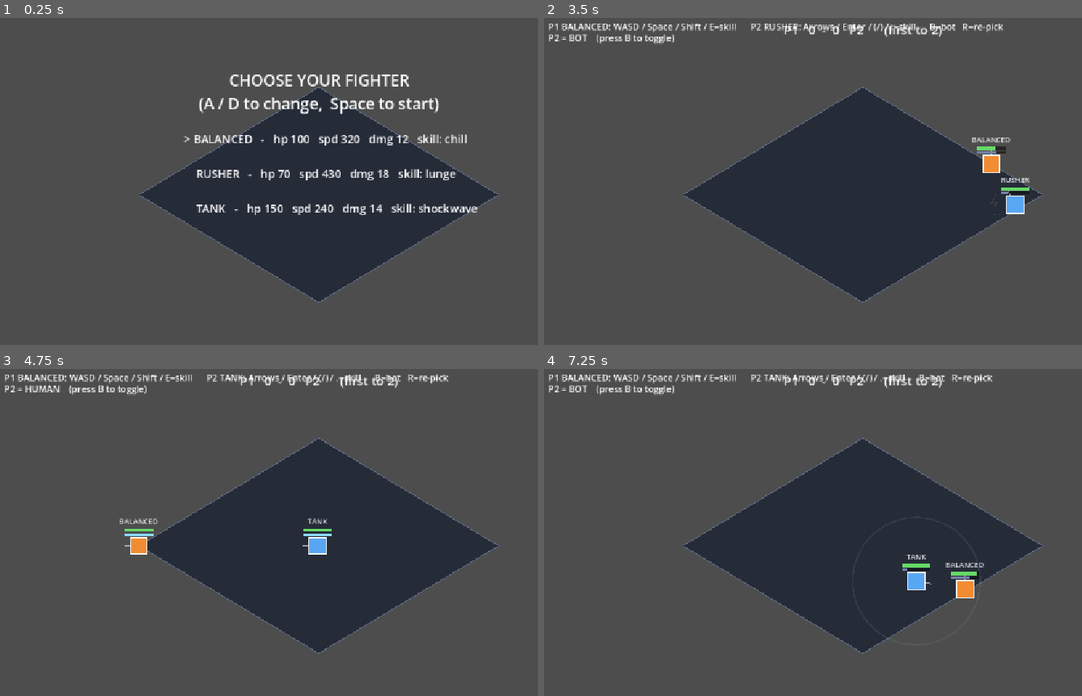
Above: before the commit, frames 1-4 (two rows, left to right).
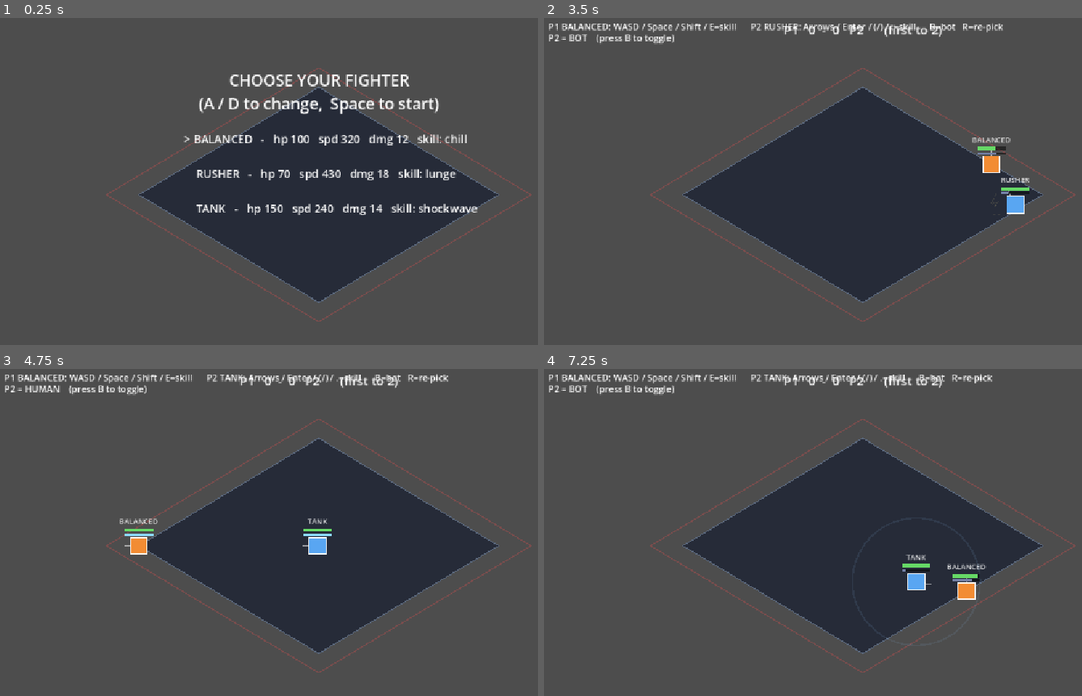
Above: after the commit, the same moments.

Repository: avivuiux/survival-arena
Game: Godot game, scene res://scenes/game.tscn
The game is run twice, just before and just after one commit, with the same random seed, the same clock (stepped at 60 frames per second) and the same inputs.
Inputs:
- Up to frame 1 (0.25 s): no input
- Up to frame 2 (3.5 s): tap Enter at 0.5, 2.1 s; hold D 0.53-1.28 s; tap Shift at 0.6 s; tap Space at 0.77, 1.52, 3.02 s; tap B at 1.25, 2, 2.75, 2.85 s; hold S 1.28-2.03 s; tap E at 1.35 s; hold D 2.03-2.78 s; hold W from 2.78 s (still down)
- Up to frame 3 (4.75 s): tap B at 3.5, 4.25 s; release W at 3.53 s; hold A from 3.53 s (still down); tap R at 3.6 s; tap Space at 3.77, 4.52 s; tap Shift at 4.35 s
- Up to frame 4 (7.25 s): release A at 5.03 s; hold S 5.03-5.78 s; tap E at 5.1 s; hold D 5.78-6.53 s; tap Enter at 5.85 s; tap Space at 6.02, 6.77 s; hold W from 6.53 s (still down); tap B at 6.6 s

The runs differ from the first frame. In frame 1, 0.7% of the frame differs, in the area x 19-99%, y 15-93%; in frame 2, 0.8%; in frame 3, 0.7%; in frame 4, 1.1%.

Commit message:
Ring-out: a big enough shove carries you out of the ring = round loss
Knockback no longer clamps to the arena - a strong hit or the tank
shockwave can push a fighter past a red boundary (1.18x the edge),
which loses the round (KO burst + shake, counts in best-of-3). Walking
and dashing still stay inside; only knockback rings you out. A faint red
diamond shows the death line. Matches the core shove fantasy. Headless clean.

Co-Authored-By: Claude Opus 4.8 (1M context) <noreply@anthropic.com>

Diff:
--- a/entities/fighter/fighter.gd
+++ b/entities/fighter/fighter.gd
@@ -129,12 +129,13 @@
 		_bot_dodge_cd -= delta
 
 	# Knockback always applies (so a KO'd fighter still slides) - paused while dashing.
+	# NOT clamped: a big enough shove carries you past the edge = ring-out.
 	if not _dashing:
 		if velocity.length() > 1.0:
 			position += velocity * delta
 			velocity = velocity.move_toward(Vector2.ZERO, FRICTION * delta)
-			if game:
-				position = game.clamp_to_arena(position)
+			if active and game and game.is_ringout(position):
+				_ring_out()
 		else:
 			velocity = Vector2.ZERO
 
@@ -355,6 +356,16 @@
 			game.add_shake(14.0)
 			game.spawn_burst(position, 24, body_color.lerp(Color(1, 1, 1), 0.5))
 			game.on_ko(self)
+
+func _ring_out() -> void:
+	if not active:
+		return
+	active = false
+	velocity = Vector2.ZERO
+	if game:
+		game.add_shake(12.0)
+		game.spawn_burst(position, 22, body_color.lerp(Color(1, 1, 1), 0.4))
+		game.on_ko(self)
 
 func reset_fighter(pos: Vector2) -> void:
 	hp = max_hp
--- a/scripts/game.gd
+++ b/scripts/game.gd
@@ -9,6 +9,7 @@
 
 const ARENA_RADIUS_X := 320.0
 const ARENA_SQUASH := 0.6
+const RINGOUT_M := 1.18           # shoved past this multiple of the edge = ring-out
 const FighterScript := preload("res://entities/fighter/fighter.gd")
 
 const P1_SPAWN := Vector2(-140.0, 0.0)
@@ -235,6 +236,13 @@
 		return arena_center + off / m
 	return pos
 
+# True once a fighter has been shoved past the ring-out boundary.
+func is_ringout(pos: Vector2) -> bool:
+	var off := pos - arena_center
+	var rx := ARENA_RADIUS_X
+	var ry := ARENA_RADIUS_X * ARENA_SQUASH
+	return (absf(off.x) / rx + absf(off.y) / ry) > RINGOUT_M
+
 func add_shake(amount: float) -> void:
 	_shake = maxf(_shake, amount)
 
@@ -318,6 +326,16 @@
 	var outline := pts + PackedVector2Array([pts[0]])
 	draw_polyline(outline, Color(0.35, 0.40, 0.48), 2.0)
 
+	# ring-out boundary (faint red): get shoved past this and you're out
+	var ro := RINGOUT_M
+	var rpts := PackedVector2Array([
+		arena_center + Vector2(0.0, -ry * ro),
+		arena_center + Vector2(rx * ro, 0.0),
+		arena_center + Vector2(0.0, ry * ro),
+		arena_center + Vector2(-rx * ro, 0.0),
+	])
+	draw_polyline(rpts + PackedVector2Array([rpts[0]]), Color(0.80, 0.30, 0.30, 0.35), 2.0)
+
 	for s in _sparks:
 		var a := clampf(s["life"] / s["max"], 0.0, 1.0)
 		var c: Color = s["col"]
Binary file added: concept/characters/fang/fang_scale_mock.png
Binary file added: concept/characters/fang/fang_v2_deep.png
Binary file added: concept/characters/fang/fang_v3_humanface_beastlegs.png
Binary file added: concept/characters/fang/fang_v4_digitigrade_orange.png
Binary file added: concept/characters/fang/fang_v5_digitigrade_1.png
Binary file added: concept/characters/fang/fang_v5_digitigrade_2.png
Not shown, changed: ROSTER.md
Not shown, changed: VISION.md
Not shown, changed: concept/characters/fang/FANG.md
